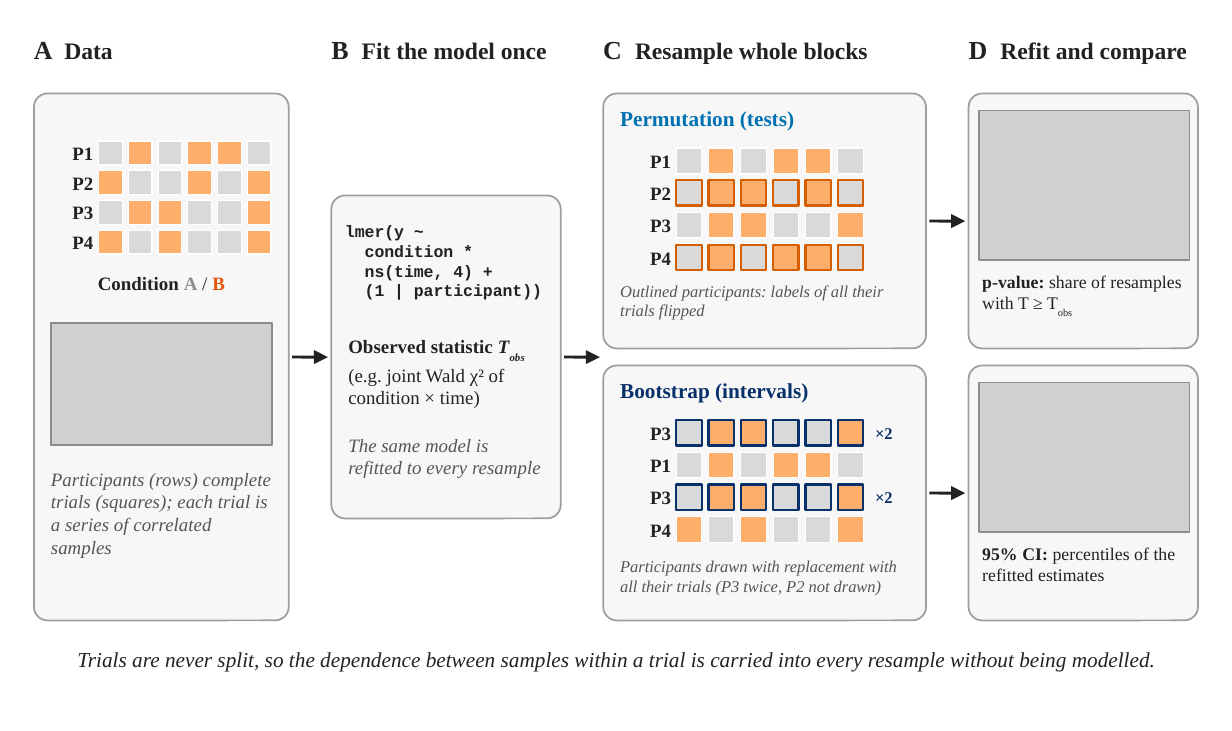
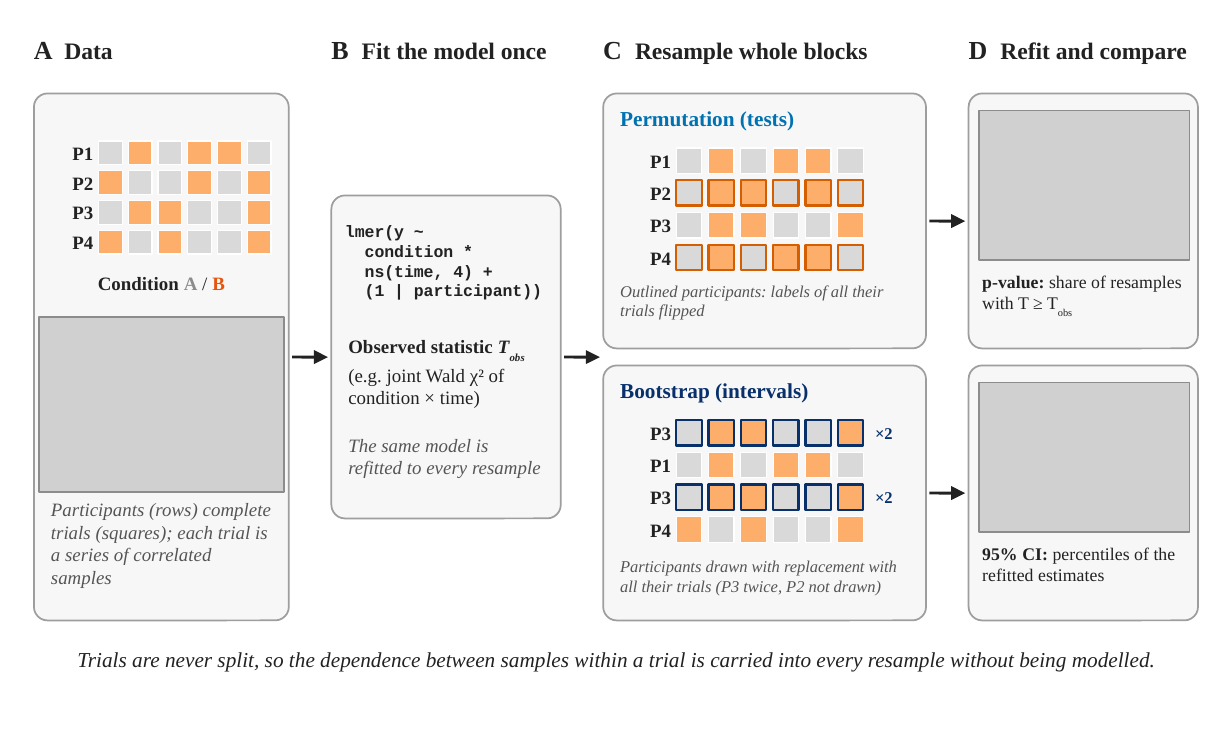
Before and after one commit to ricardo-martinez-flores/lmmresample-paper, a slide deck: slide 1 of diagrams/figure1_concept.pptx. Drawn at 1232x731 pixels with LibreOffice and Linux fonts; fonts in the diff are those of the drawing; grey boxes stand for pictures. Boxes give left, top, right and bottom in pixels: in the first picture for what was removed or moved away, otherwise in the second. Text is boxed around its words. In the diff, an @@ line names an element or a change of style, - is before the commit and + after.

```diff
--- a/diagrams/figure1_concept.pptx
+++ b/diagrams/figure1_concept.pptx
@@ picture: place and size @@
-picture at [51,323,272,445]
+picture at [39,316,284,491]
@@ text "Participants (rows) complete trials (squares); ...": place and size @@
-text "Participants (rows) complete trials (squares); ..." at [51,473,271,558]
+text "Participants (rows) complete trials (squares); ..." at [51,503,271,588]
```
Also in this commit, not shown: 18 other files.
